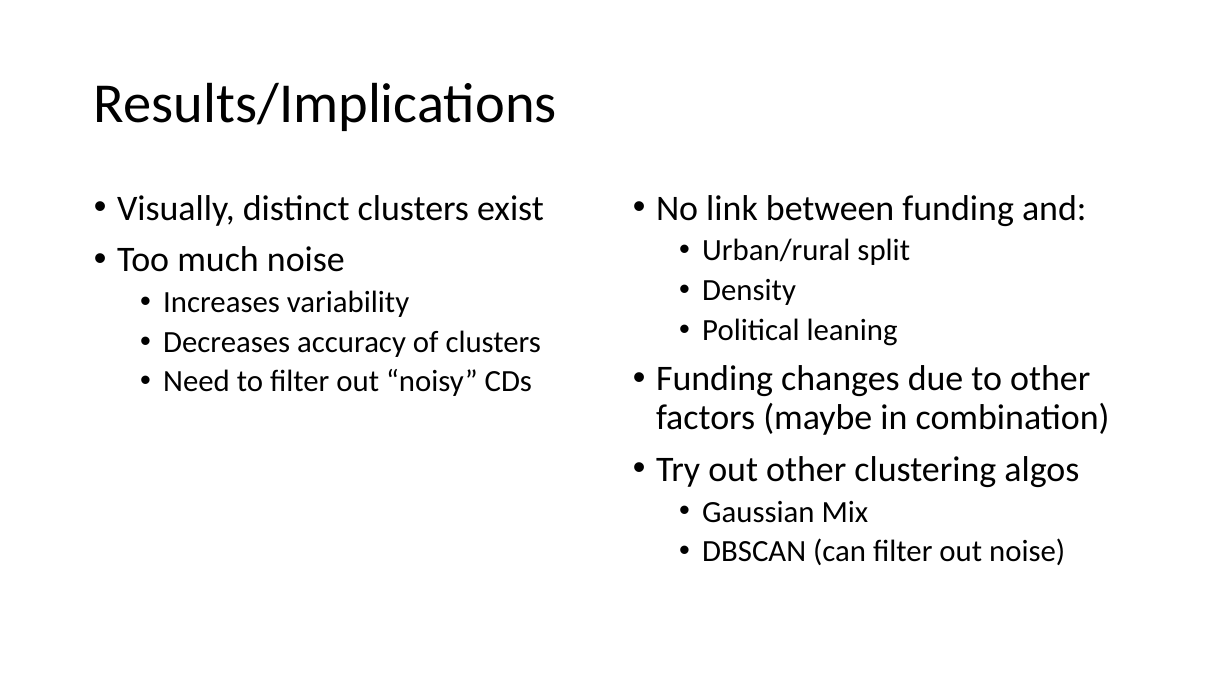
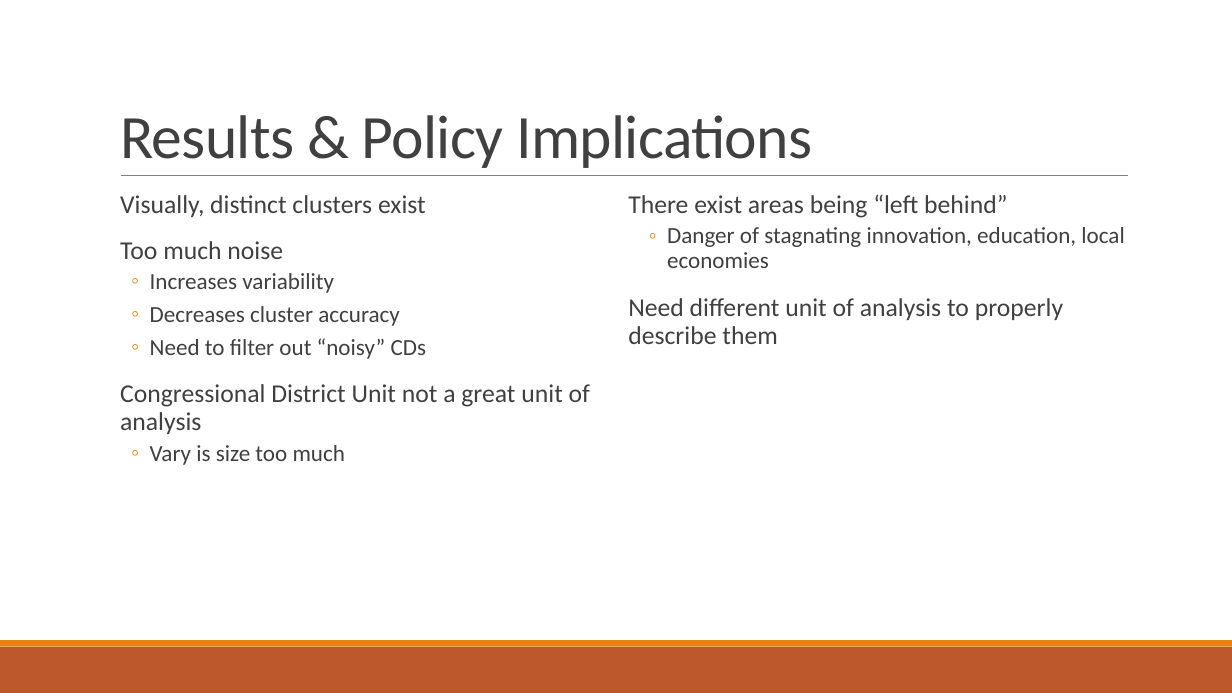
Before and after one commit to lobodemonte/big-data-for-public-policy, a slide deck: slide 12 of final/presentation.pptx. Drawn at 1232x693 pixels with LibreOffice and Linux fonts; fonts in the diff are those of the drawing. Boxes give left, top, right and bottom in pixels: in the first picture for what was removed or moved away, otherwise in the second. Text is boxed around its words. In the diff, an @@ line names an element or a change of style, - is before the commit and + after.

```diff
--- a/final/presentation.pptx
+++ b/final/presentation.pptx
@@ title "Results & Policy Implications" at [120, 115, 812, 168]: vertical alignment middle to bottom @@
@@ title at [120, 115, 812, 168]: text changed; size 44 to 48 pt; text colour #000000 to #404040 @@
-Results/Implications
+Results & Policy Implications
@@ line added from (121, 176) to (1128, 176), #808080 0.5 pt @@
@@ text at [120, 195, 427, 359]: size 28 to 20 pt in "Visually, distinct clusters exist", "Too much noise"; text colour #000000 to #404040 in "Visually, distinct clusters exist", "Too much noise", "Increases variability", "Need to filter out “noisy” CDs"; size 24 to 18 pt in "Increases variability", "Need to filter out “noisy” CDs"; bullet • to  ; more space between paragraphs; bullet • to ◦ @@
@@ text at [628, 194, 1124, 344]: text changed; size 28 to 20 pt; text colour #000000 to #404040 @@
-• No link between funding and:
-  • Urban/rural split
-  • Density
-  • Political leaning
-• Funding changes due to other factors (maybe in combination)
-• Try out other clustering algos
-  • Gaussian Mix
-  • DBSCAN (can filter out noise)
+There exist areas being “left behind”
+  ◦ Danger of stagnating innovation, education, local economies
+Need different unit of analysis to properly describe them
@@ text at [150, 306, 400, 326]: text changed; size 24 to 18 pt; text colour #000000 to #404040 @@
-  • Decreases accuracy of clusters
+  ◦ Decreases cluster accuracy
@@ text at [120, 384, 590, 465]: paragraphs added @@
+  Congressional District Unit not a great unit of analysis
+  ◦ Vary is size too much
@@ rectangle added at [0, 647, 1232, 693], fill #BD582C @@
@@ rectangle added at [0, 640, 1232, 647], fill #E48312 @@
```
Also in this commit, not shown: 10 other slides changed, 3 slides added, 3 slides removed, 1 other file.
